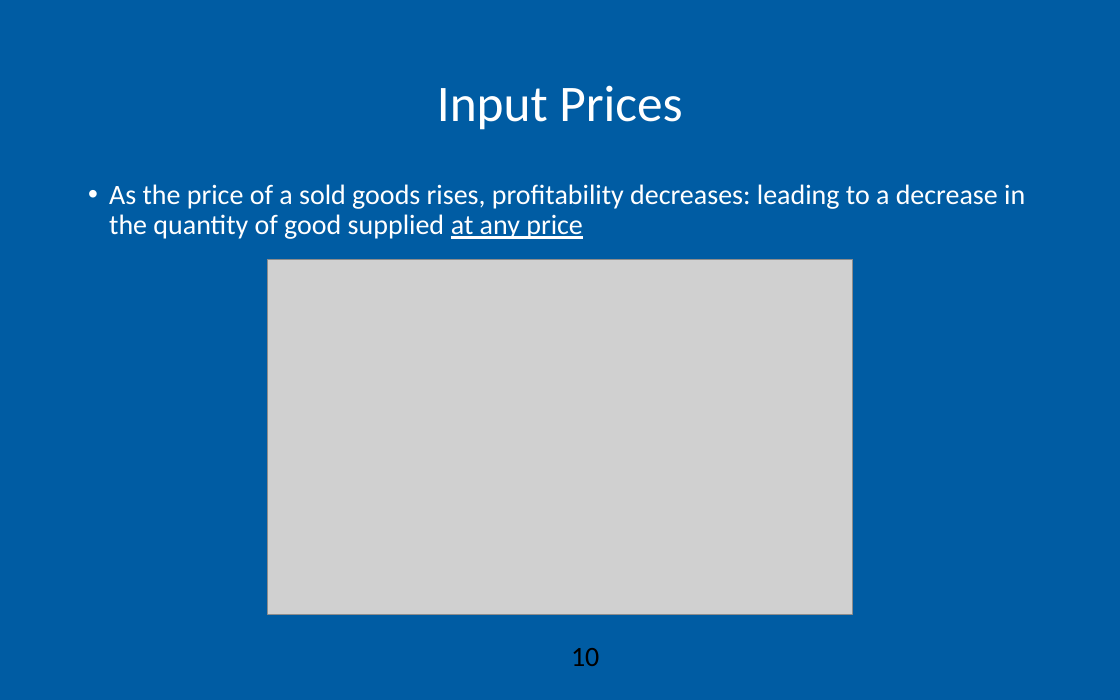
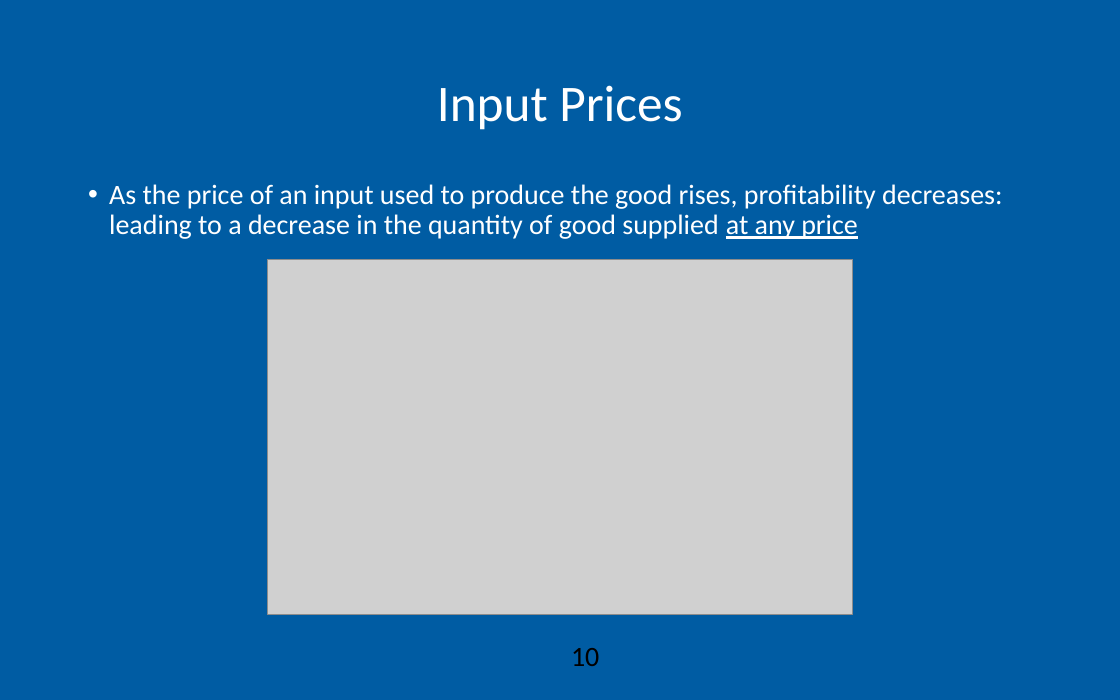
Before and after one commit to AEGDDI/idr305, a slide deck: slide 10 of lectures/L5.pptx. Drawn at 1120x700 pixels with LibreOffice and Linux fonts; fonts in the diff are those of the drawing; grey boxes stand for pictures; background and template pictures are left out. Boxes give left, top, right and bottom in pixels: in the first picture for what was removed or moved away, otherwise in the second. Text is boxed around its words. In the diff, an @@ line names an element or a change of style, - is before the commit and + after.

```diff
--- a/lectures/L5.pptx
+++ b/lectures/L5.pptx
@@ text at [109,184,1002,239]: text changed @@
-• As the price of a sold goods rises, profitability decreases: leading to a decrease in the quantity of good supplied at any price
+• As the price of an input used to produce the good rises, profitability decreases: leading to a decrease in the quantity of good supplied at any price
```
Also in this commit, not shown: 4 other slides changed, 1 other file.
